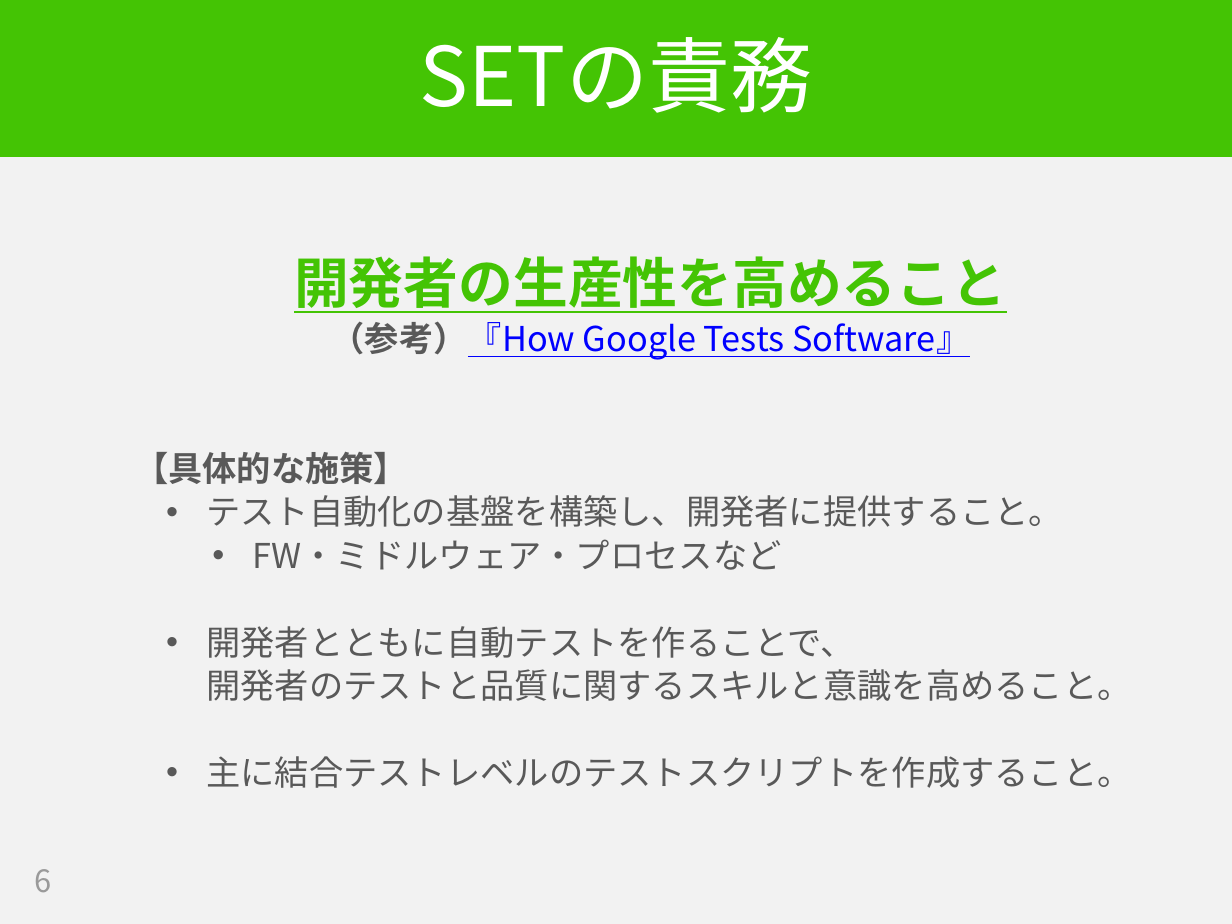
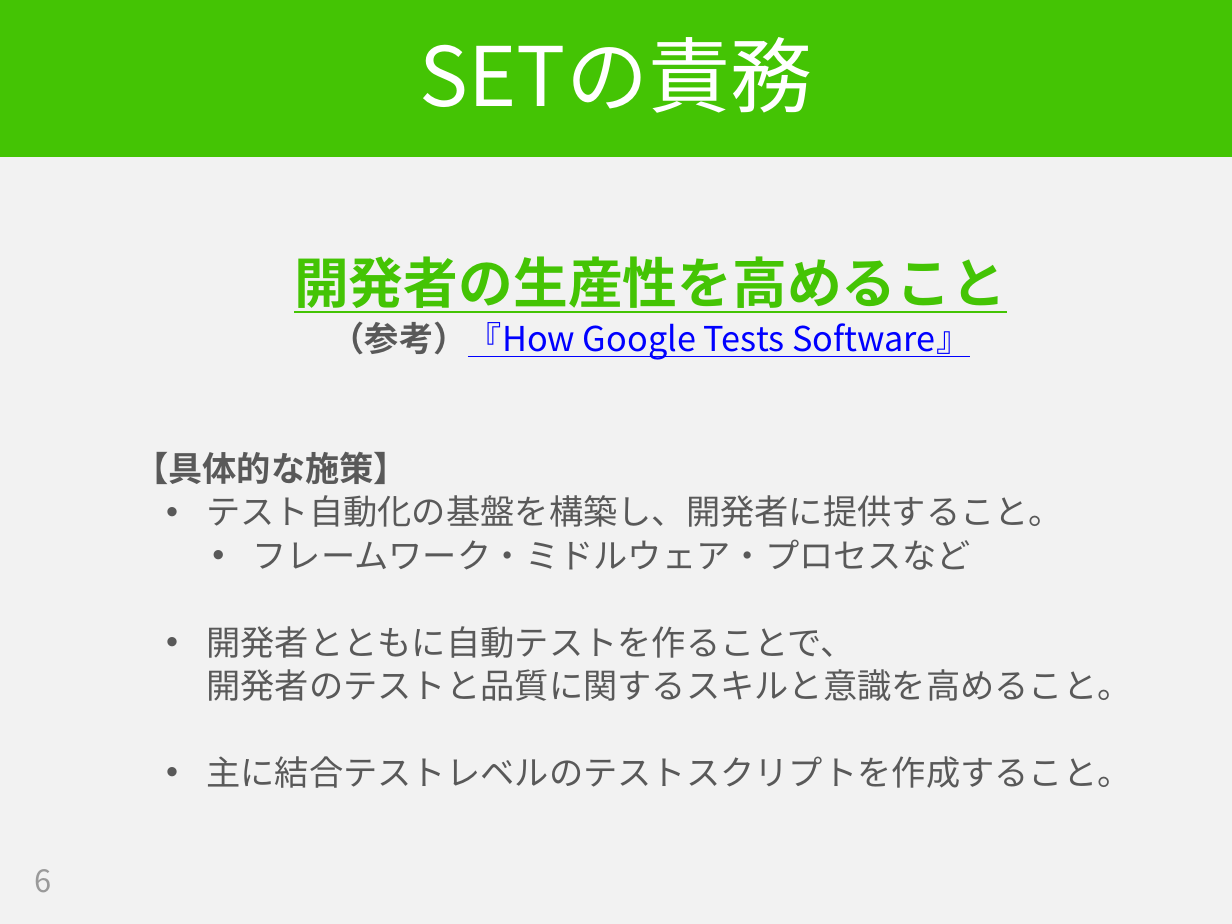
Before and after one commit to hageyahhoo/RSGT2018, a slide deck: slide 6 of SET_at_LINE_ja.pptx. Drawn at 1232x924 pixels with LibreOffice and Linux fonts; fonts in the diff are those of the drawing. Boxes give left, top, right and bottom in pixels: in the first picture for what was removed or moved away, otherwise in the second. Text is boxed around its words. In the diff, an @@ line names an element or a change of style, - is before the commit and + after.

```diff
--- a/SET_at_LINE_ja.pptx
+++ b/SET_at_LINE_ja.pptx
@@ text at (253,539,971,570): text changed @@
-      • FW・ミドルウェア・プロセスなど
+      • フレームワーク・ミドルウェア・プロセスなど
```
Also in this commit, not shown: 2 other slides changed.
